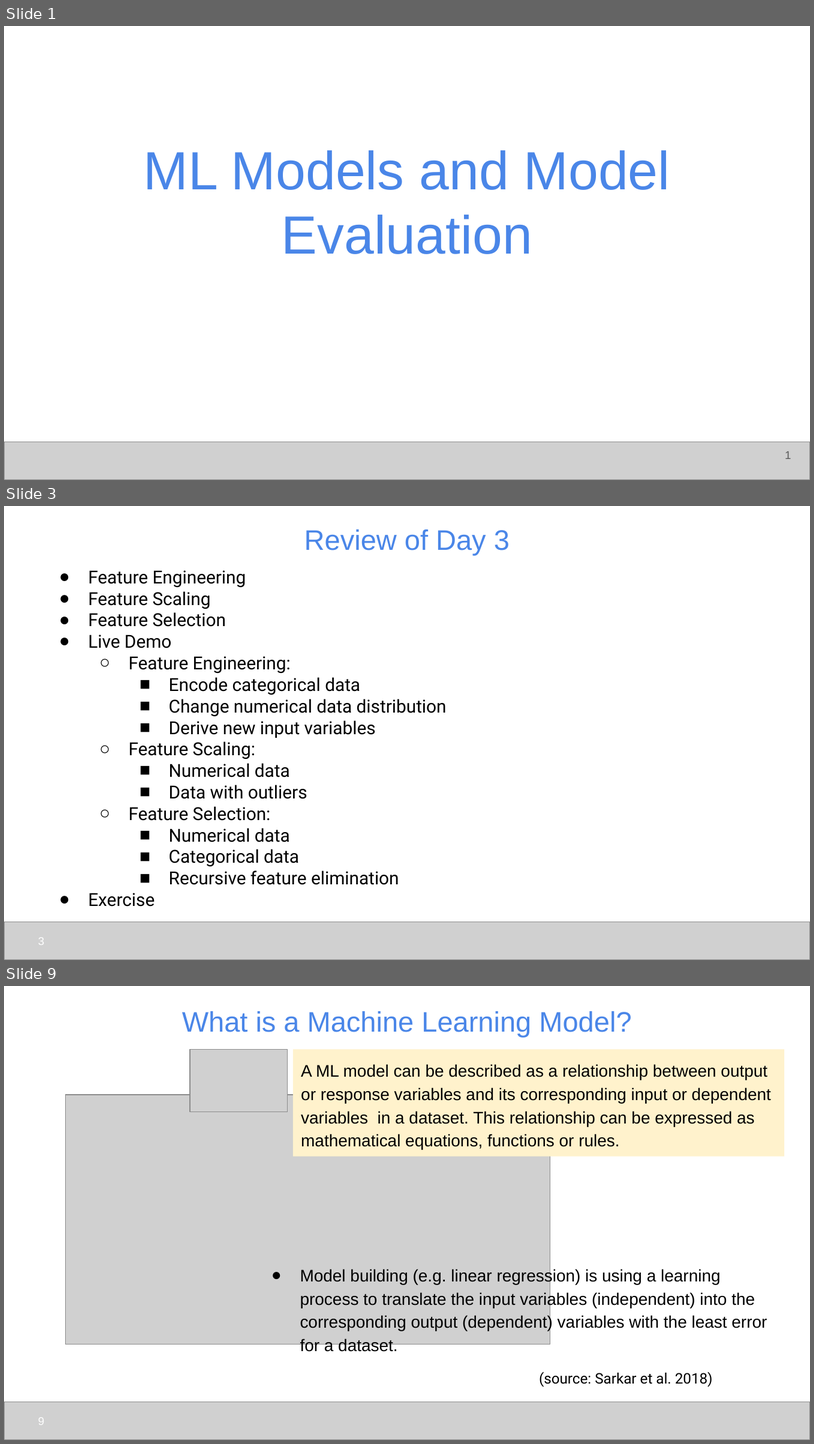
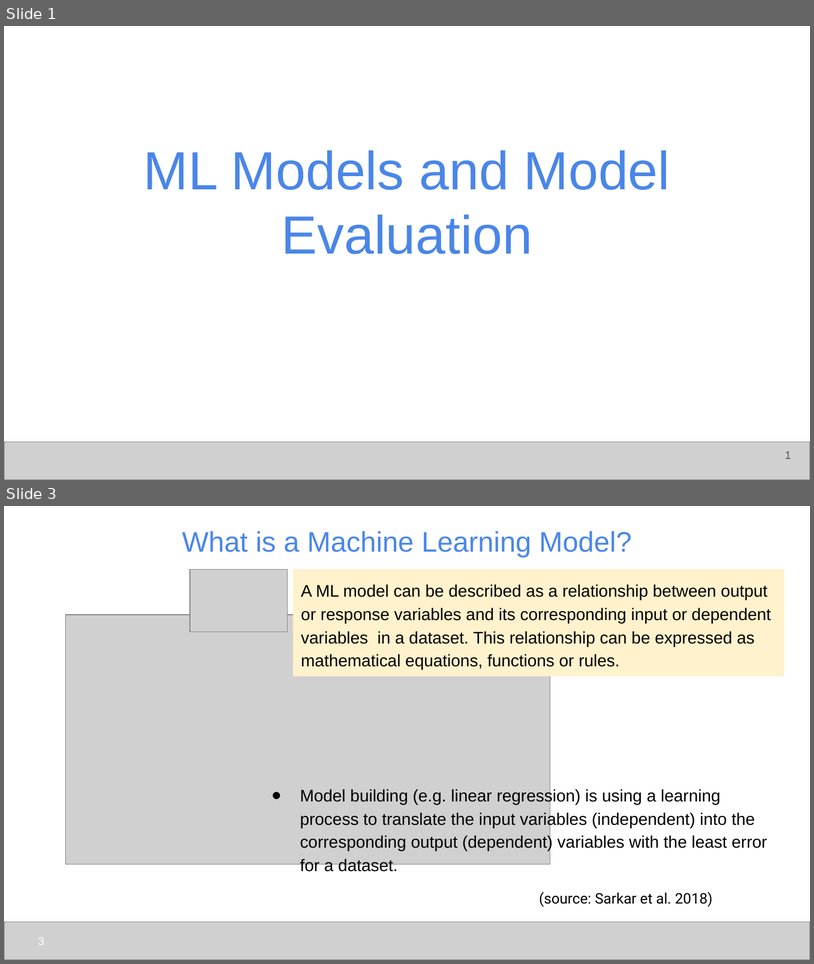
Before and after one commit to udel-cbcb/NIGMS-Sandbox-UD, a slide deck: Submodule_4/Lectures/Submodule_4_Lecture_1_ML_Models_and_Model_Evaluation.pptx. Shown one above the other, each under a label of ours: slides 1, 3 and 9 before the commit, slides 1 and 3 after it; the slides between them are not shown. The pictures are 814x1444 and 814x964 pixels, drawn with LibreOffice and Linux fonts; fonts in the diff are those of the drawing; grey boxes stand for pictures. Boxes give left, top, right and bottom in pixels: in the first picture for what was removed or moved away, otherwise in the second. Text is boxed around its words. In the diff, an @@ line names an element or a change of style, - is before the commit and + after.

```diff
--- a/Submodule_4/Lectures/Submodule_4_Lecture_1_ML_Models_and_Model_Evaluation.pptx
+++ b/Submodule_4/Lectures/Submodule_4_Lecture_1_ML_Models_and_Model_Evaluation.pptx
@@ slide 3 removed at <box>4,506,810,960</box>, background #FFFFFF @@
@@ title removed at <box>305,529,510,555</box> @@
-Review of Day 3
@@ text removed at <box>88,570,447,906</box> @@
-● Feature Engineering
-● Feature Scaling
-● Feature Selection
-● Live Demo
-  ○ Feature Engineering:
-    ■ Encode categorical data
-    ■ Change numerical data distribution
-    ■ Derive new input variables
-  ○ Feature Scaling:
-    ■ Numerical data
-    ■ Data with outliers
-  ○ Feature Selection:
-    ■ Numerical data
-    ■ Categorical data
-    ■ Recursive feature elimination
-● Exercise
@@ picture removed at <box>4,921,810,959</box> @@
@@ page number removed at <box>38,937,44,945</box> @@
-3
@@ what was slide 9 is now slide 3 @@
@@ page number at <box>38,937,44,945</box>: text changed @@
-9
+3
```
Also in this commit, not shown: 2 slides changed, 6 other slides removed, 1 other file.
